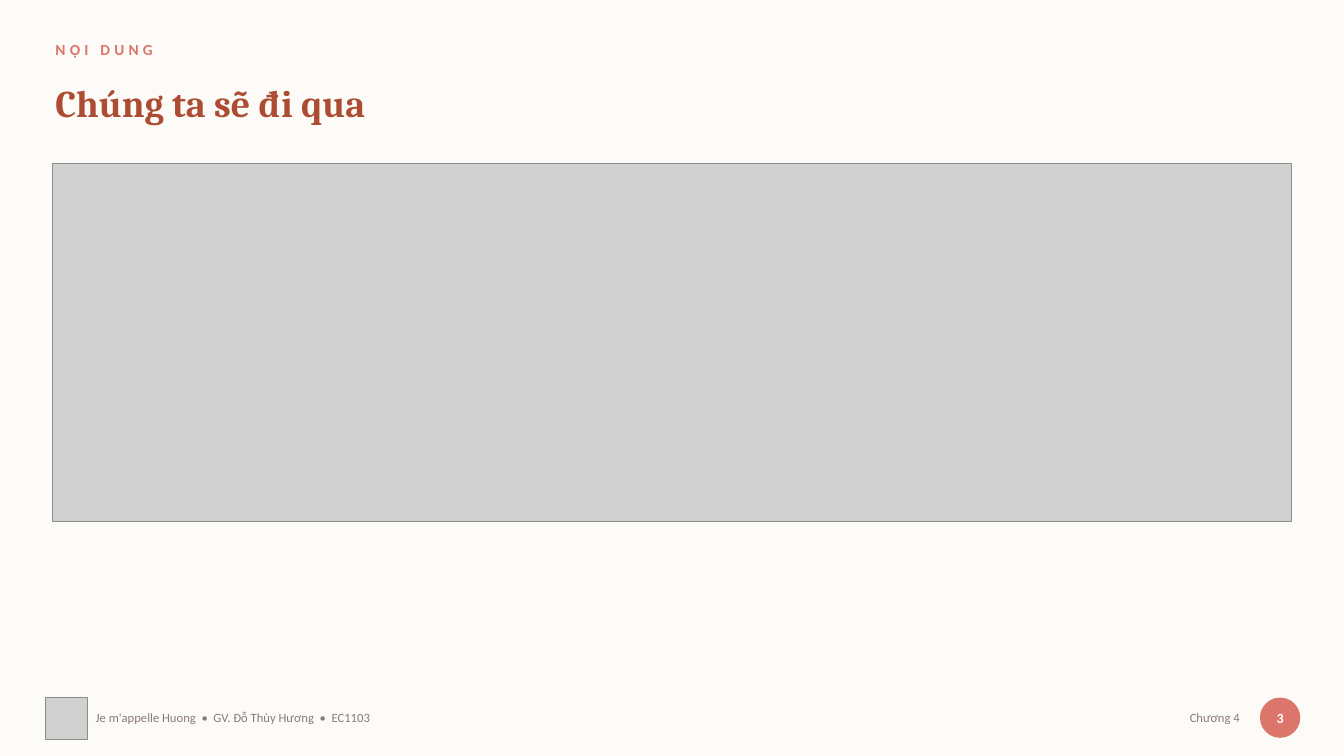
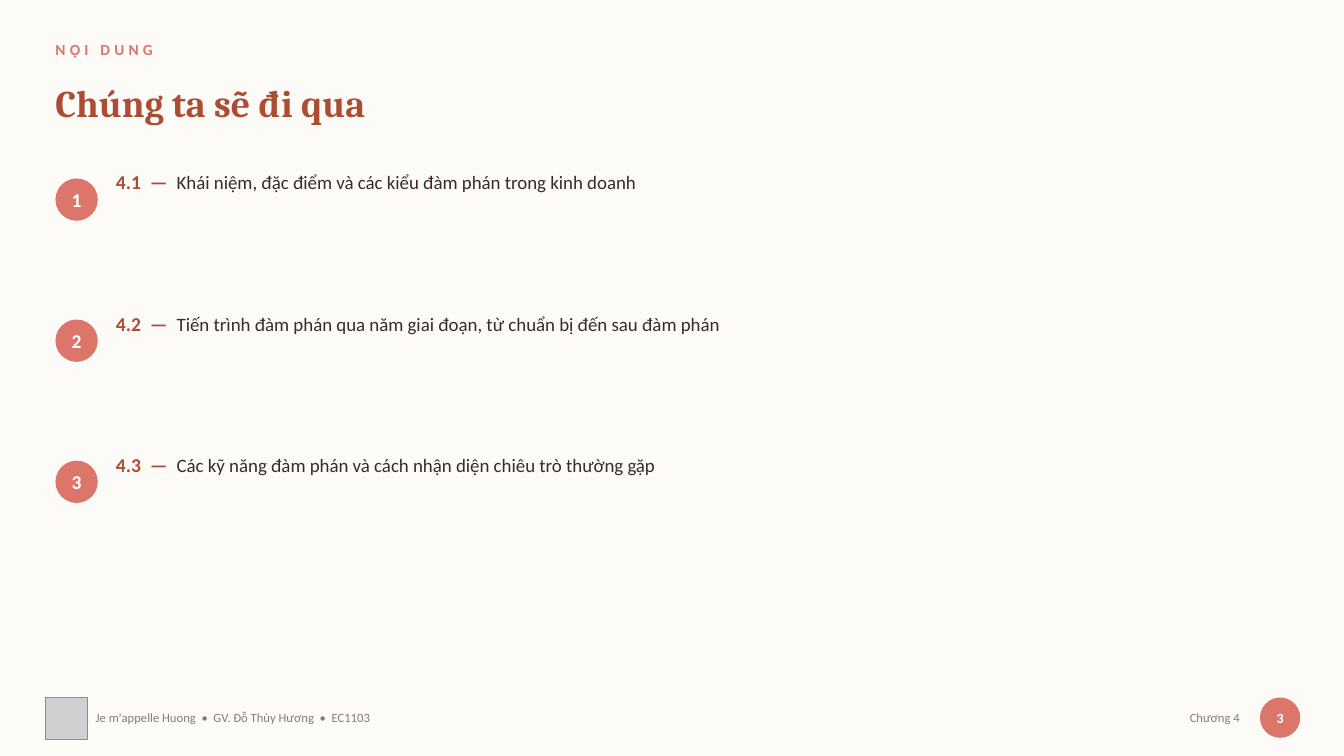
Before and after one commit to thuyhuongctu/ComDraft, a slide deck: slide 3 of slides/04-dam-phan.pptx. Drawn at 1344x756 pixels with LibreOffice and Linux fonts; fonts in the diff are those of the drawing; grey boxes stand for pictures. Boxes give left, top, right and bottom in pixels: in the first picture for what was removed or moved away, otherwise in the second. Text is boxed around its words. In the diff, an @@ line names an element or a change of style, - is before the commit and + after.

Commit message:
Sửa lỗi mục lục Chương 4 và chuẩn hóa nhịp trình bày cả bộ
Chương 4 mất slide mục lục: hàm dò slide trong add_images.py so khớp
trên toàn bộ chữ của slide, mà slide mục lục lại liệt kê tên mọi mục
của chương nên luôn khớp trước. Hình tiến trình đàm phán vì thế đè lên
mục lục và xóa mất nội dung, còn slide đúng thì bỏ trống.

Cùng nguyên nhân, find_idx trong apply_upgrade.py chèn slide phân cách
ngay trước mục lục thay vì trước mục nội dung — Chương 3 bị đảo thứ tự
3.2, 3.3-3.4 rồi mới tới 3.1.

Đã sửa:
• add_images.py, apply_upgrade.py — chỉ dò trong vùng tiêu đề và bỏ qua
  hẳn slide mục lục cùng slide mục tiêu
• design.js — giới hạn bước nhảy của numList để chương ít mục không bị
  giãn dòng gấp rưỡi chương nhiều mục
• make_figs.py — hình tiến trình đàm phán thêm dòng kết quả cần có của
  mỗi giai đoạn, tỉ lệ từ 3,46 về 2,74 cho khớp hình các chương khác
• mục lục Chương 4 viết đủ ý như mục lục Chương 1
• bổ sung scripts/build_decks.js mà README có nhắc nhưng còn thiếu

Dựng lại toàn bộ 8 tệp từ nguồn đã sửa. Kiểm định pptx_delivery_check:
8/8 passed, 0 lỗi 0 cảnh báo. Không còn slide nào hụt nội dung quá 1,5
inch ở các chương.

```diff
--- a/slides/04-dam-phan.pptx
+++ b/slides/04-dam-phan.pptx
@@ picture removed at (52,163,1293,521) @@
@@ ellipse added at (55,178,98,221), fill #DC756A @@
@@ text added at (116,174,636,193), 13.5 pt, text #3A2B28 @@
+4.1 — Khái niệm, đặc điểm và các kiểu đàm phán trong kinh doanh
@@ text added at (72,194,82,207), 14 pt, text #FFFFFF, bold @@
+1
@@ ellipse added at (55,320,98,362), fill #DC756A @@
@@ text added at (116,316,720,335), 13.5 pt, text #3A2B28 @@
+4.2 — Tiến trình đàm phán qua năm giai đoạn, từ chuẩn bị đến sau đàm phán
@@ text added at (72,335,82,348), 14 pt, text #FFFFFF, bold @@
+2
@@ ellipse added at (55,461,98,503), fill #DC756A @@
@@ text added at (72,476,82,489), 14 pt, text #FFFFFF, bold @@
+3
@@ text added at (116,459,655,476), 13.5 pt, text #3A2B28 @@
+4.3 — Các kỹ năng đàm phán và cách nhận diện chiêu trò thường gặp
```
Also in this commit, not shown: 2 other slides changed, 14 other files.
